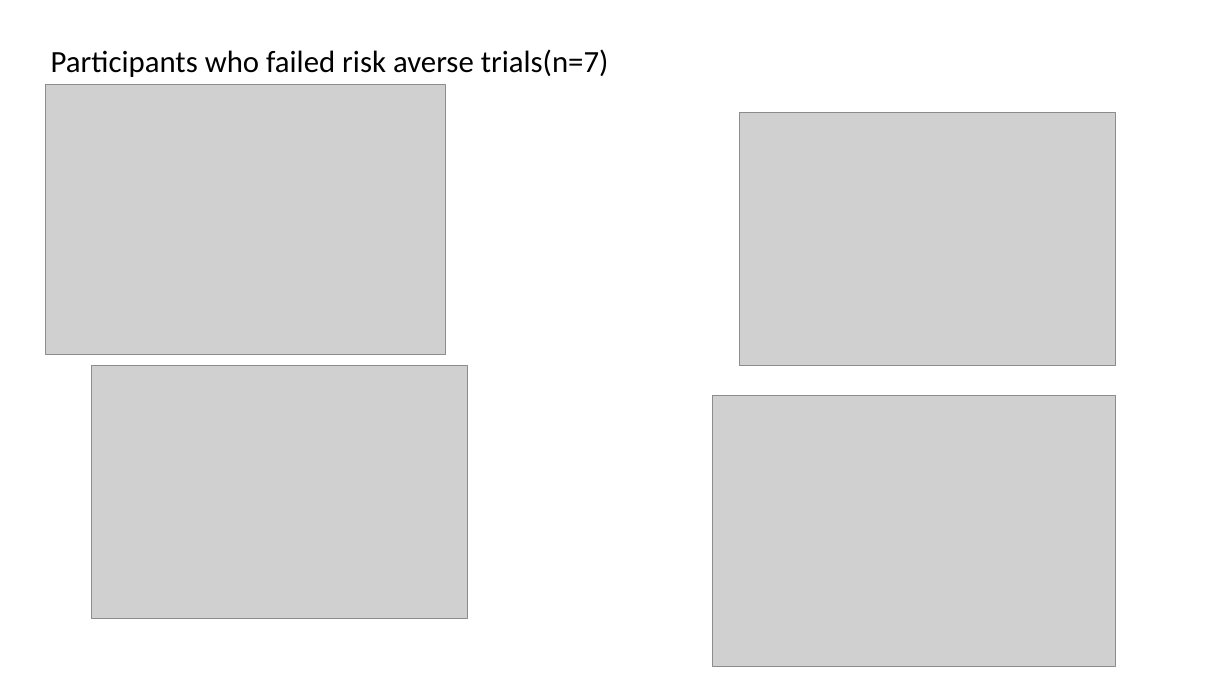
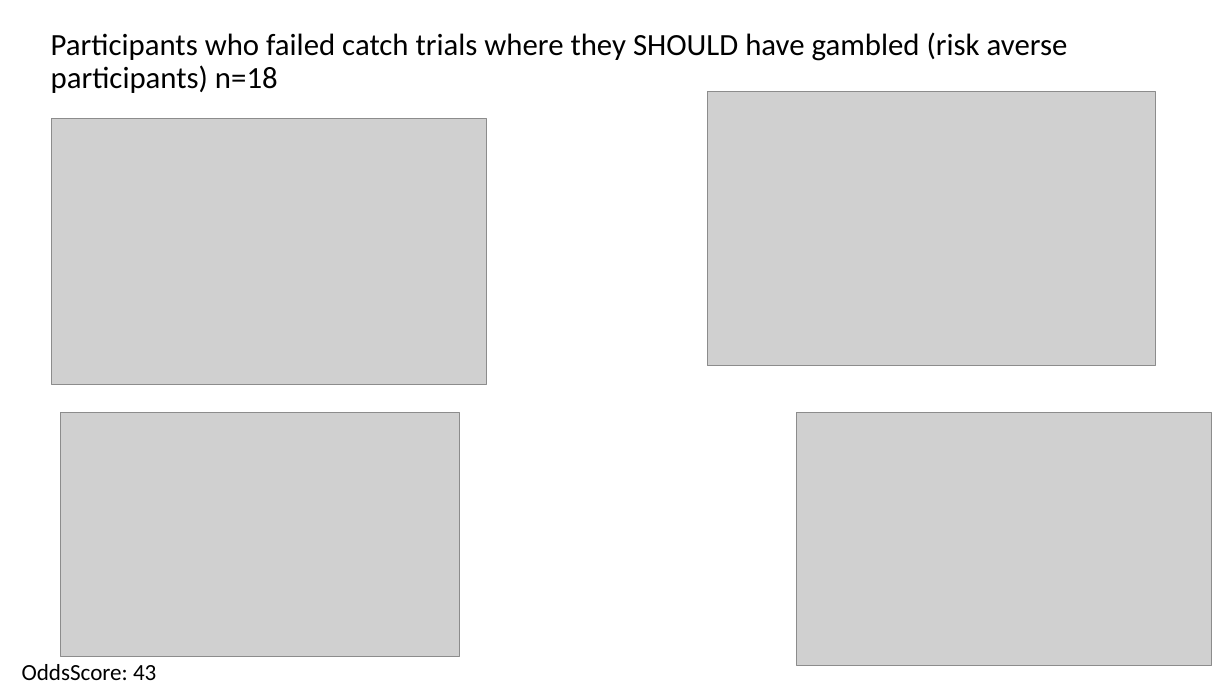
Before and after one commit to gpagnier/rampAnalysis, a slide deck: slide 15 of Rampv06SbIgnore.pptx (slide 13 before the commit). Drawn at 1232x693 pixels with LibreOffice and Linux fonts; fonts in the diff are those of the drawing; grey boxes stand for pictures. Boxes give left, top, right and bottom in pixels: in the first picture for what was removed or moved away, otherwise in the second. Text is boxed around its words. In the diff, an @@ line names an element or a change of style, - is before the commit and + after.

```diff
--- a/Rampv06SbIgnore.pptx
+++ b/Rampv06SbIgnore.pptx
@@ title at [51, 32, 1068, 93]: text changed @@
-Participants who failed risk averse trials(n=7)
+Participants who failed catch trials where they SHOULD have gambled (risk averse participants) n=18
@@ picture: place and size @@
-picture at [45, 85, 445, 354]
+picture at [52, 118, 487, 384]
@@ picture: place and size @@
-picture at [739, 113, 1116, 366]
+picture at [707, 91, 1155, 366]
@@ picture: place and size @@
-picture at [91, 366, 468, 619]
+picture at [60, 412, 459, 656]
@@ picture: place and size @@
-picture at [713, 396, 1116, 667]
+picture at [797, 412, 1212, 665]
@@ text added at [22, 664, 156, 680], 18 pt, text #000000 @@
+OddsScore: 43
```
Also in this commit, not shown: 10 other slides changed, 4 slides added, 1 slide removed, 3 other files.
